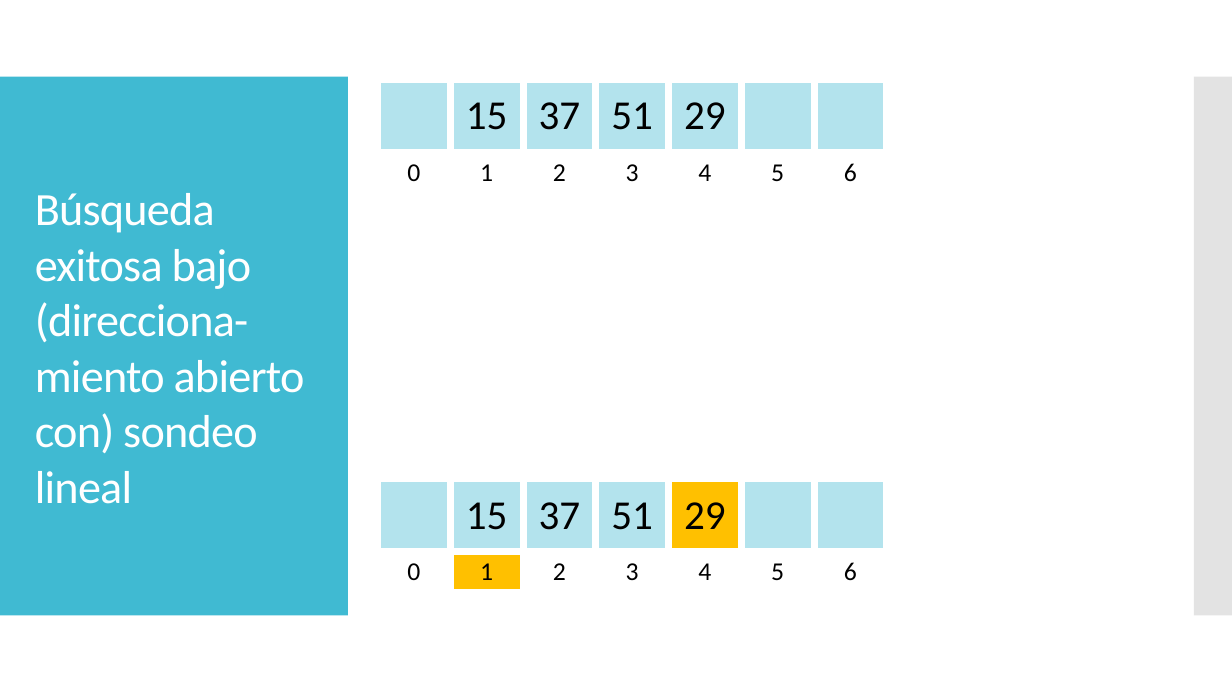
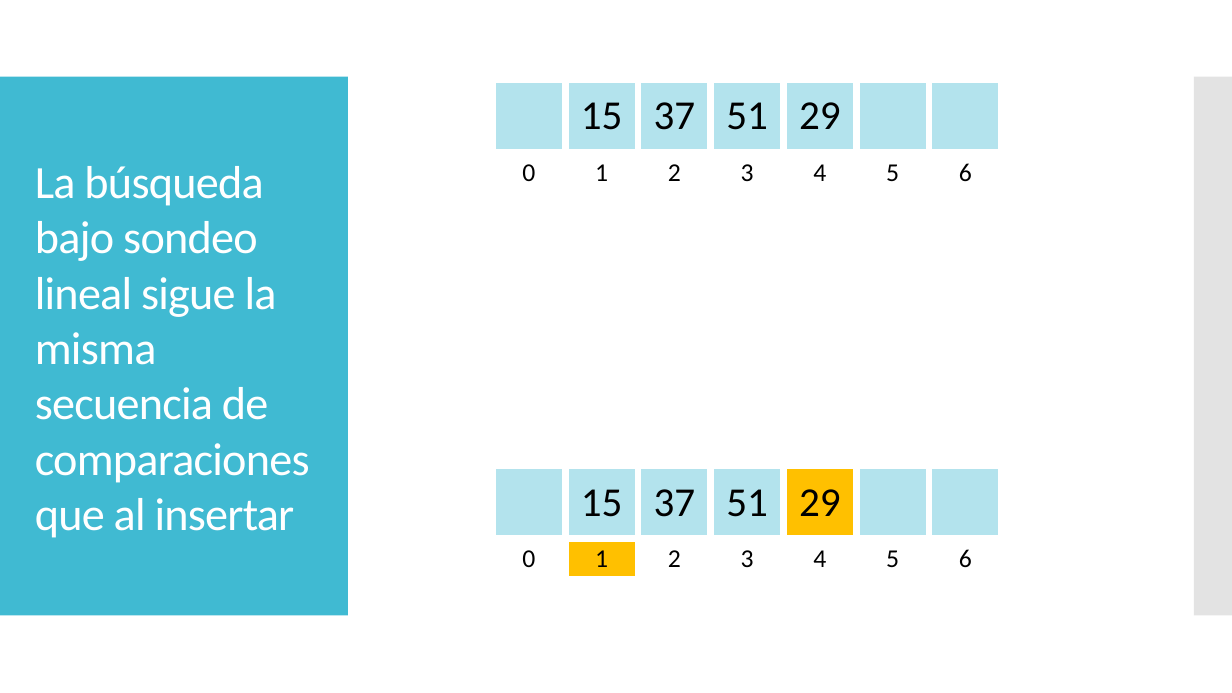
Before and after one commit to chris-carstens/2020-2, a slide deck: slide 25 of Clases/11 - Tablas de Hash/Tablas de hash.pptx (slide 29 before the commit). Drawn at 1232x693 pixels with LibreOffice and Linux fonts; fonts in the diff are those of the drawing; grey boxes stand for pictures. Boxes give left, top, right and bottom in pixels: in the first picture for what was removed or moved away, otherwise in the second. Text is boxed around its words. In the diff, an @@ line names an element or a change of style, - is before the commit and + after.

```diff
--- a/Clases/11 - Tablas de Hash/Tablas de hash.pptx
+++ b/Clases/11 - Tablas de Hash/Tablas de hash.pptx
@@ table moved from (x1=378, y1=79, x2=889, y2=192) to (x1=493, y1=79, x2=1004, y2=192) @@
@@ title at (x1=35, y1=166, x2=310, y2=538): text changed @@
-Búsqueda exitosa bajo (direcciona-miento abierto con) sondeo lineal
+La búsqueda bajo sondeo lineal sigue la misma secuencia de comparaciones que al insertar
@@ table moved from (x1=378, y1=479, x2=889, y2=592) to (x1=493, y1=466, x2=1004, y2=579) @@
```
Also in this commit, not shown: 20 other slides changed, 9 slides added, 5 slides removed, 3 other files.
